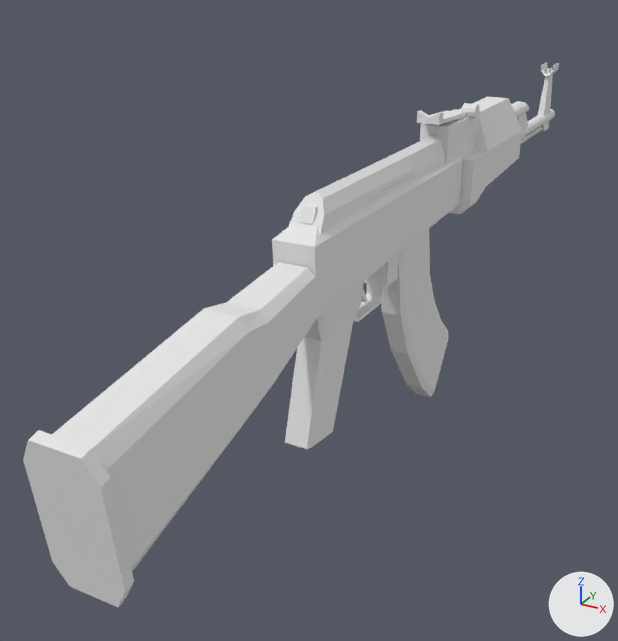
The OBJ model assets/Models/Weapon/AK47.obj, before and after one commit.
The view is the same before and after, from a 50 mm lens placed at (1.39, -3.9, 1.07), pointed at (-0.4, -0.65, -0.55). Lighting does not change. The marker at lower right points along +X, +Y and +Z. Where no turn or scale is listed for an object, it has been applied to the vertices.

Objects in the first picture: 'AssaultRIfle_01_Cube.002'.
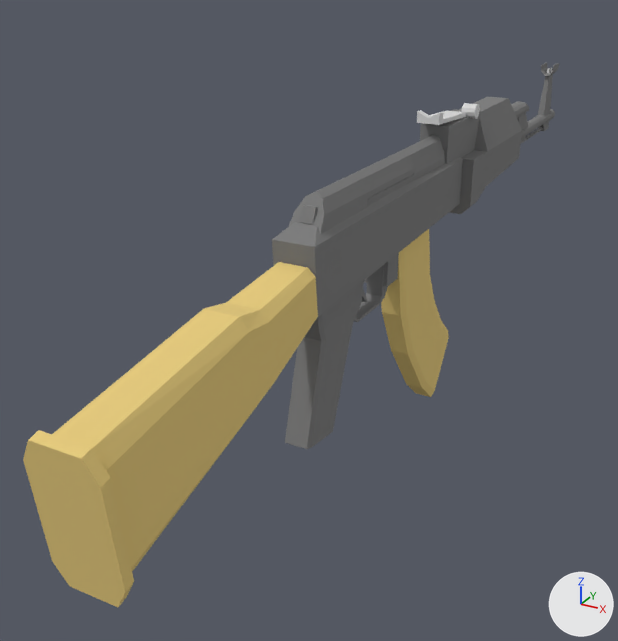
Location of each change, [x1, y1, x2, y2] in pixels of the pictures (618 x 641 px):
part 1 of me_assaultrifle_01_cube_002, recoloured
    both: [272, 63, 559, 449]
part 2 of me_assaultrifle_01_cube_002, recoloured (grey to yellow)
    both: [23, 229, 449, 607]
part 3 of me_assaultrifle_01_cube_002, recoloured (white to grey)
    both: [417, 68, 552, 125]

What changed in the scene script:
```text
Add mat_blackak47:
    mat_blackak47 = principled_material('BlackAK47')
    mat_blackak47.base_color = (0.2, 0.2, 0.2)  # grey #7c7c7c
    mat_blackak47.roughness = 1.0
Add mat_brownak47:
    mat_brownak47 = principled_material('BrownAK47')
    mat_brownak47.base_color = (0.8, 0.6, 0.2)  # yellow #e7cb7c
    mat_brownak47.roughness = 1.0
Add mat_grayak47:
    mat_grayak47 = principled_material('GrayAK47')
    mat_grayak47.base_color = (0.7, 0.7, 0.7)  # light grey #dadada
    mat_grayak47.roughness = 1.0
Change me_assaultrifle_01_cube_002:
    where me_assaultrifle_01_cube_002.from_pydata(...)  # 528 vertices, 968 faces; spans x -0.14..0.13, y -2.65..1.98, z -1.1..0.39
    used by ob_assaultrifle_01_cube_002; location = (0.0, 0.0, 0.0)
    me_assaultrifle_01_cube_002 part 1: all 700 faces that had it switch from mat_black_assaultrifle_01 (white #e7e7e7) to mat_blackak47 (grey #7c7c7c)
    me_assaultrifle_01_cube_002 part 2: all 168 faces that had it switch from mat_brown_assaultrifle_01 (white #e7e7e7) to mat_brownak47 (yellow #e7cb7c)
    me_assaultrifle_01_cube_002 part 3: all 100 faces that had it switch from mat_gray_assaultrifle_01 (white #e7e7e7) to mat_grayak47 (light grey #dadada)
```
